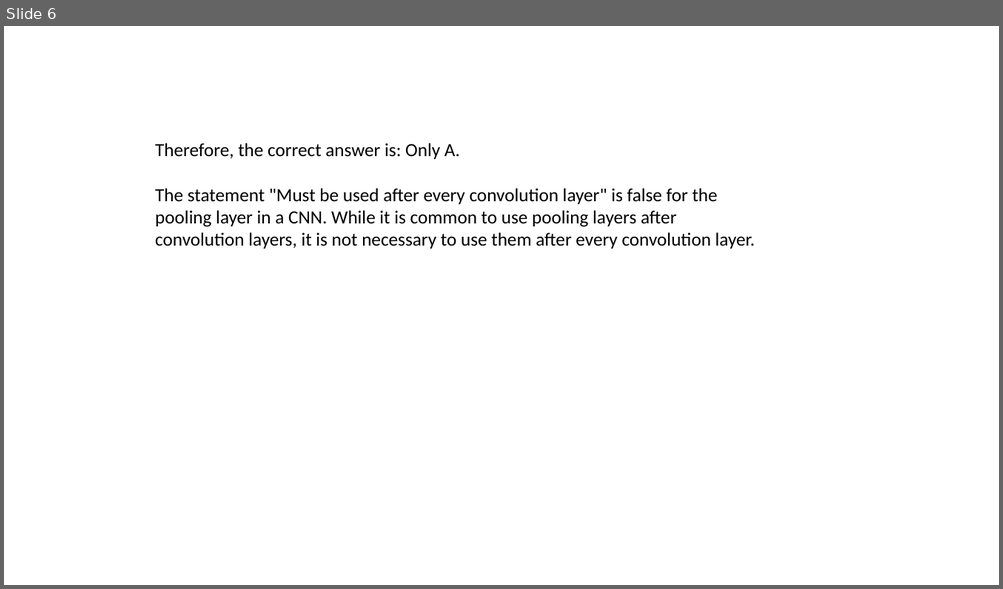
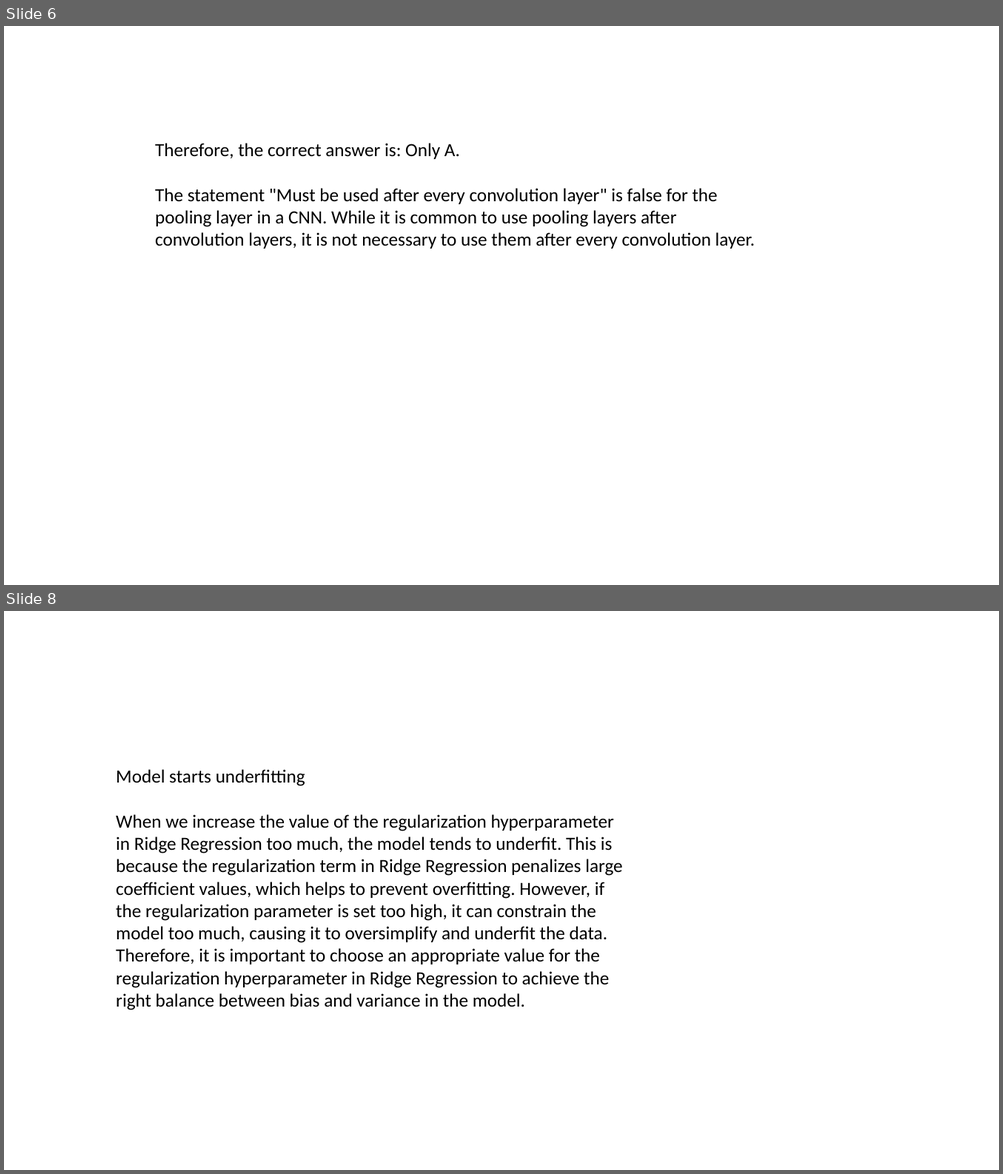
Before and after one commit to Saira55/Machine-Learning-Multiple-Choice-Questions, a slide deck: Machine Learning Quiz Question.pptx. Shown one above the other, each under a label of ours: slide 6 before the commit, slides 6 and 8 after it; the slides between them are not shown. The pictures are 1003x589 and 1003x1174 pixels, drawn with LibreOffice and Linux fonts; fonts in the diff are those of the drawing. Boxes give left, top, right and bottom in pixels: in the first picture for what was removed or moved away, otherwise in the second. Text is boxed around its words. In the diff, an @@ line names an element or a change of style, - is before the commit and + after.

```diff
--- a/Machine Learning Quiz Question.pptx
+++ b/Machine Learning Quiz Question.pptx
@@ slide 8 added at (4,611,999,1170), background #FFFFFF @@
@@ text added at (116,769,622,1011), 18 pt, text #000000 @@
+Model starts underfitting
+When we increase the value of the regularization hyperparameter in Ridge Regression too much, the model tends to underfit. This is because the regularization term in Ridge Regression penalizes large coefficient values, which helps to prevent overfitting. However, if the regularization parameter is set too high, it can constrain the model too much, causing it to oversimplify and underfit the data. Therefore, it is important to choose an appropriate value for the regularization hyperparameter in Ridge Regression to achieve the right balance between bias and variance in the model.
```
Also in this commit, not shown: 1 other slide added, 1 slide removed.
